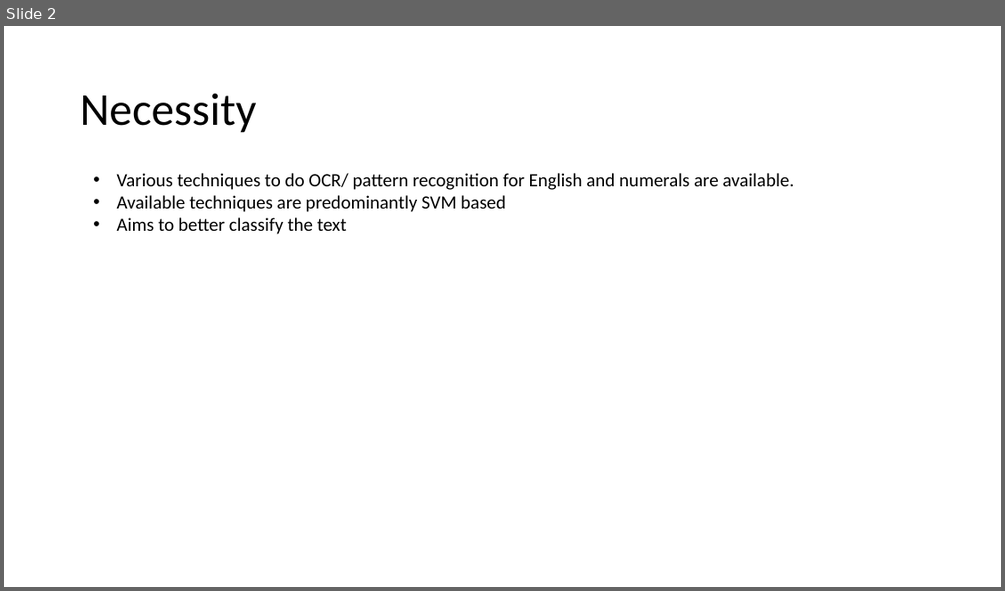
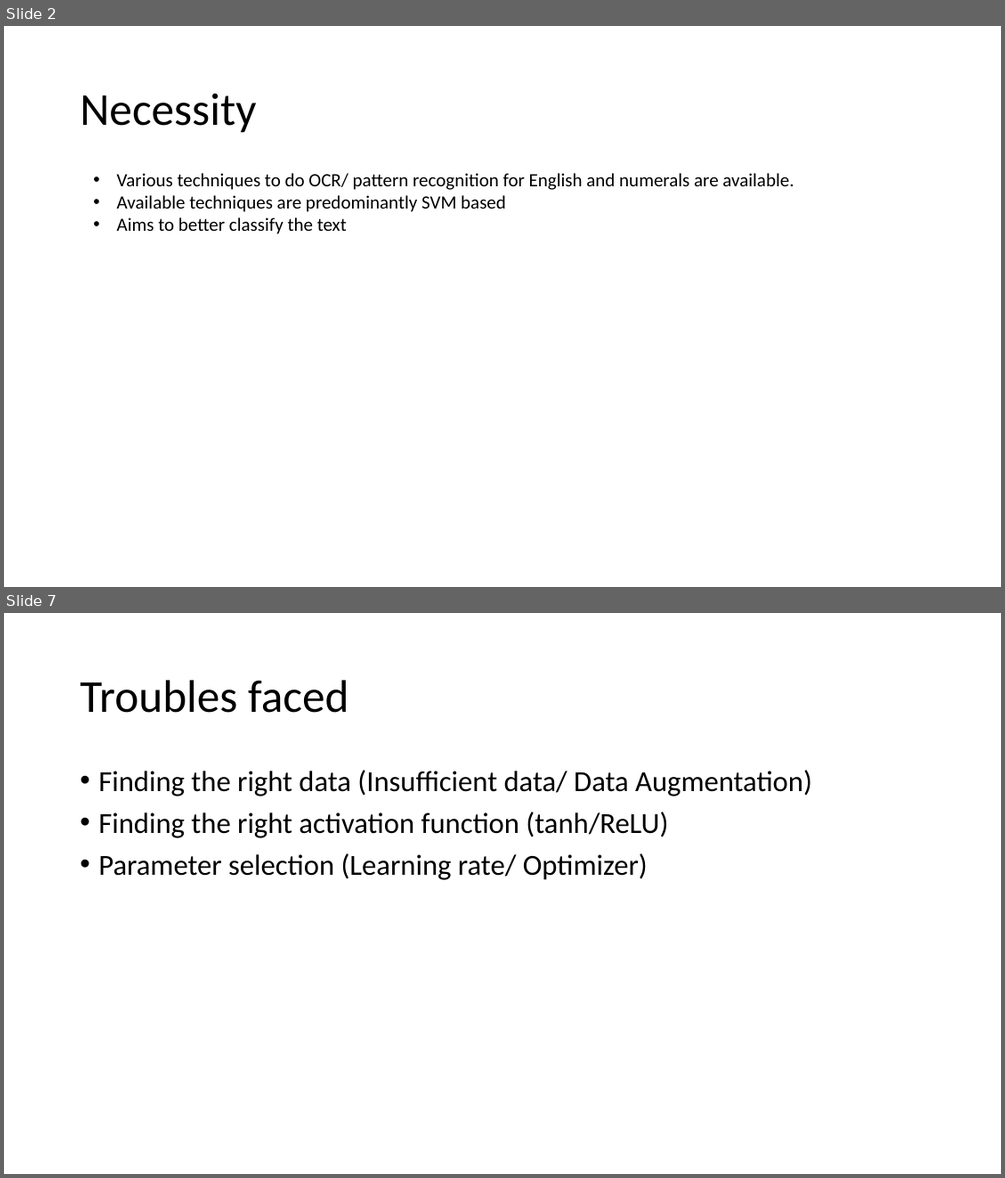
Before and after one commit to harish-kp/Data-analytics, a slide deck: Digitization of Tamil Text.pptx. Shown one above the other, each under a label of ours: slide 2 before the commit, slides 2 and 7 after it; the slides between them are not shown. The pictures are 1005x591 and 1005x1178 pixels, drawn with LibreOffice and Linux fonts; fonts in the diff are those of the drawing. Boxes give left, top, right and bottom in pixels: in the first picture for what was removed or moved away, otherwise in the second. Text is boxed around its words. In the diff, an @@ line names an element or a change of style, - is before the commit and + after.

```diff
--- a/Digitization of Tamil Text.pptx
+++ b/Digitization of Tamil Text.pptx
@@ slide 7 added at (4, 613, 1001, 1174), background #FFFFFF @@
@@ title added at (80, 680, 348, 713), 44 pt, text #000000 @@
+Troubles faced
@@ text added at (98, 770, 812, 880), 28 pt, text #000000 @@
+• Finding the right data (Insufficient data/ Data Augmentation)
+• Finding the right activation function (tanh/ReLU)
+• Parameter selection (Learning rate/ Optimizer)
```
Also in this commit, not shown: 2 slides changed, 3 other slides added, 5 other files.
